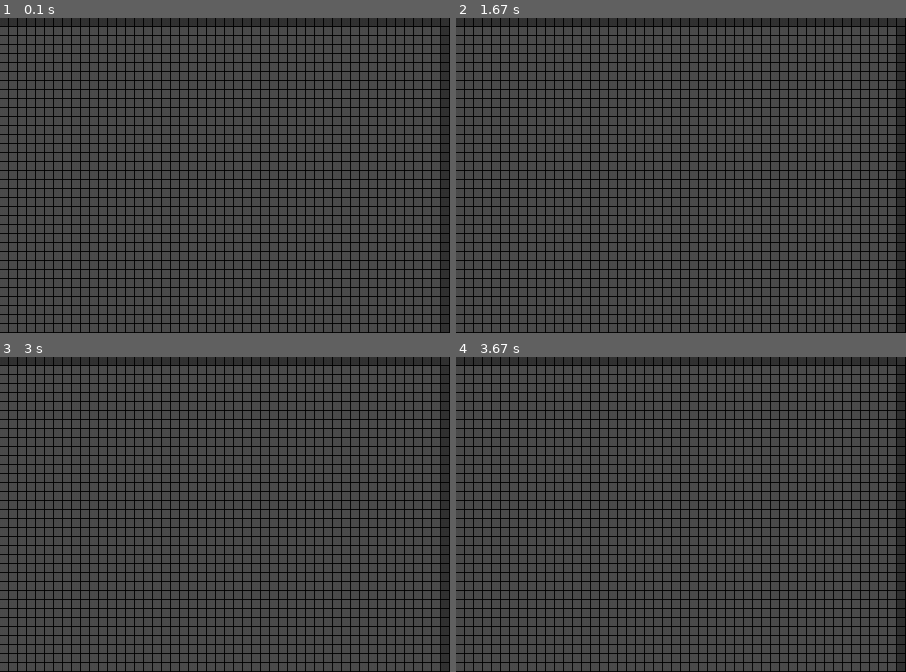
Above: before the commit, frames 1-4 (two rows, left to right).
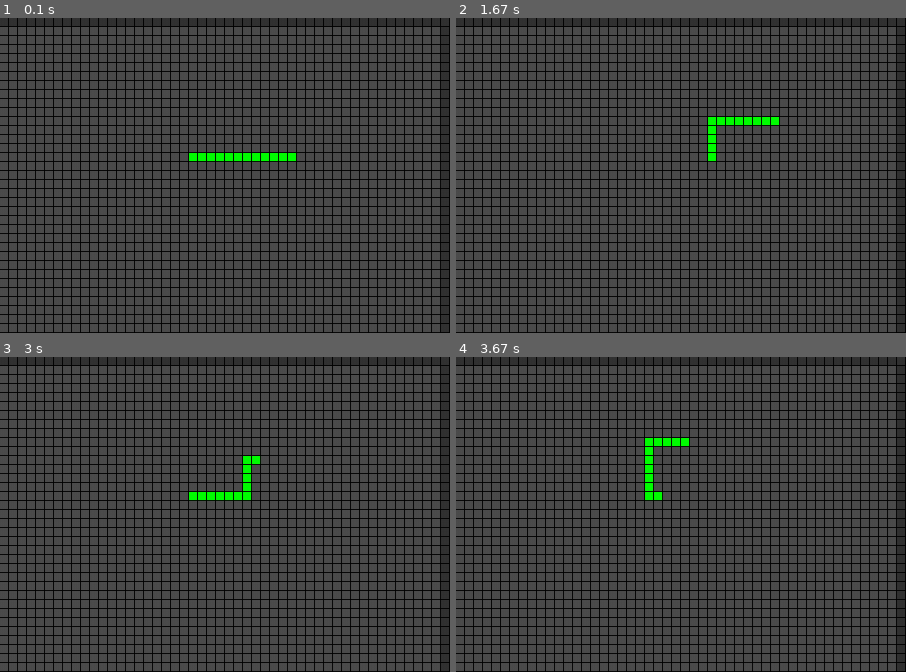
Above: after the commit, the same moments.

Repository: hsadler/learn-pygame
Game: pygame game, started from my_games/snake/snake.py
The game is run twice, just before and just after one commit, with the same random seed, the same clock (stepped at 60 frames per second) and the same inputs.
Inputs:
- Up to frame 1 (0.1 s): no input
- Up to frame 2 (1.67 s): hold Right 0.33-0.8 s; hold Up 0.83-1.13 s; hold Right 1.17-1.63 s
- Up to frame 3 (3 s): hold Left 1.67-2.2 s; hold Down 2.23-2.53 s; hold Left 2.57-2.97 s
- Up to frame 4 (3.67 s): hold Up 3-3.37 s; hold Right from 3.4 s (still down)
The pictures show only the part of the screen within x 50-100%, y 0-50%; the shares and areas given below are measured in that part.

The runs differ from the first frame. In frame 1, 0.5% of the frame differs, in the area x 42-66%, y 42-46%; in frame 2, 0.5%; in frame 3, 0.5%; in frame 4, 0.5%.

Commit message:
get snake moving again with update of only head and removed tail (optimization)

Diff:
--- a/my_games/snake/lib/business/game.py
+++ b/my_games/snake/lib/business/game.py
@@ -25,12 +25,6 @@
 				if event.key == game.pygame.K_ESCAPE or event.unicode == 'q':
 					game.running = False
 
-		# update entire grid (until optimized)
-		# grid.update_all_blocks()
-
-		# update entire wall (until optimized)
-		# wall.update()
-
 		# move the snake
 		head = snake.get_head()
 		new_head = None
@@ -40,26 +34,30 @@
 				block=head,
 				direction=direction
 			)
-		removed_tail = None
+		removed_tail_model = None
 		if new_head is not None:
-			removed_tail = snake.move_snake(new_head=new_head, remove_tail=True)
-		snake.draw()
-		snake.update()
+			removed_tail_model = snake.move_snake(
+				new_head=new_head,
+				remove_tail=True
+			)
 
 		# update occupied grid blocks
 		to_add = []
 		if new_head is not None:
 			to_add.append(new_head)
 		to_remove = []
-		if removed_tail is not None:
-			to_remove.append(removed_tail)
+		if removed_tail_model is not None:
+			removed_tail_model.set_color(grid.get_block_color())
+			removed_tail_model.draw()
+			removed_tail_model.update()
+			to_remove.append(removed_tail_model)
 		grid.update_occupied_blocks(
 			add=to_add,
 			remove=to_remove
 		)
 
 		# do full update (until optimized)
-		# game.pygame.display.update()
+		game.pygame.display.update()
 
 		# lock game loop rate
 		game.clock.tick(config.GAME_LOOP_RATE)
--- a/my_games/snake/lib/model/game_model_list.py
+++ b/my_games/snake/lib/model/game_model_list.py
@@ -25,6 +25,9 @@
 	def remove_game_model(self, game_model):
 		self.game_models.remove(game_model)
 
+	def get_block_color(self):
+		return self.block_color
+
 	def draw(self):
 		for block in self.game_models:
 			block.draw()
--- a/my_games/snake/lib/model/grid.py
+++ b/my_games/snake/lib/model/grid.py
@@ -15,10 +15,18 @@
 	DIRECTION_LEFT = 'left'
 	DIRECTION_RIGHT = 'right'
 
-	def __init__(self, game, block_class, block_size, grid_dimensions):
+	def __init__(
+		self,
+		game,
+		block_class,
+		block_size,
+		block_color,
+		grid_dimensions
+	):
 		super().__init__(game=game)
 		self.Block = block_class
 		self.block_width_px, self.block_height_px = block_size
+		self.block_color = block_color
 		self.grid_width, self.grid_height = grid_dimensions
 		self.grid = []
 		for i in range(0, self.grid_height):
--- a/my_games/snake/lib/model/snake.py
+++ b/my_games/snake/lib/model/snake.py
@@ -22,6 +22,9 @@
 			collidable=collidable,
 			block_color=block_color
 		)
+		for block in self.game_models:
+			block.set_color(self.block_color)
+			block.draw()
 		self.head = {
 			'model': game_models[0],
 			'next': None,
@@ -55,6 +58,9 @@
 		self.head['prev'] = new_head
 		self.head = new_head
 		self.add_game_model(game_model=head_model)
+		head_model.set_color(self.block_color)
+		head_model.draw()
+		head_model.update()
 
 	def pop_tail(self):
 		new_tail = self.tail['prev']
--- a/my_games/snake/lib/model/wall.py
+++ b/my_games/snake/lib/model/wall.py
@@ -21,11 +21,6 @@
 			collidable=collidable,
 			block_color=block_color
 		)
-		config = self.game.config
 		for block in self.game_models:
-			block.set_appearance(
-				color=self.block_color,
-				stroke_color=config.BLOCK_STROKE_COLOR,
-				stroke_width=config.BLOCK_STROKE_PX_WIDTH
-			)
+			block.set_color(self.block_color)
 			block.draw()
--- a/my_games/snake/snake.py
+++ b/my_games/snake/snake.py
@@ -26,6 +26,7 @@
 			config.BLOCK_PX_WIDTH,
 			config.BLOCK_PX_HEIGHT
 		),
+		block_color=config.NONE_BLOCK_COLOR,
 		grid_dimensions=(
 			config.GRID_WIDTH_BLOCKS,
 			config.GRID_HEIGHT_BLOCKS
